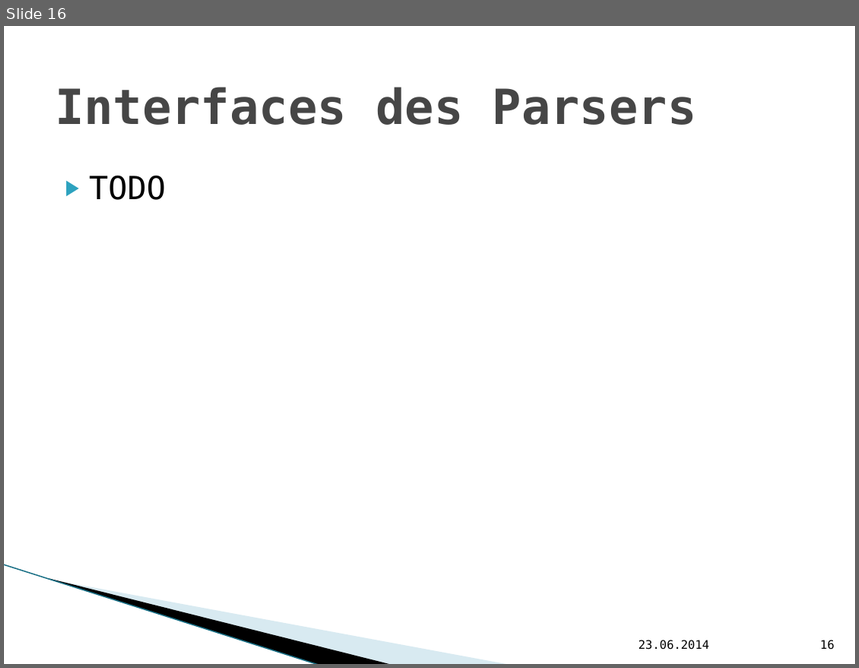
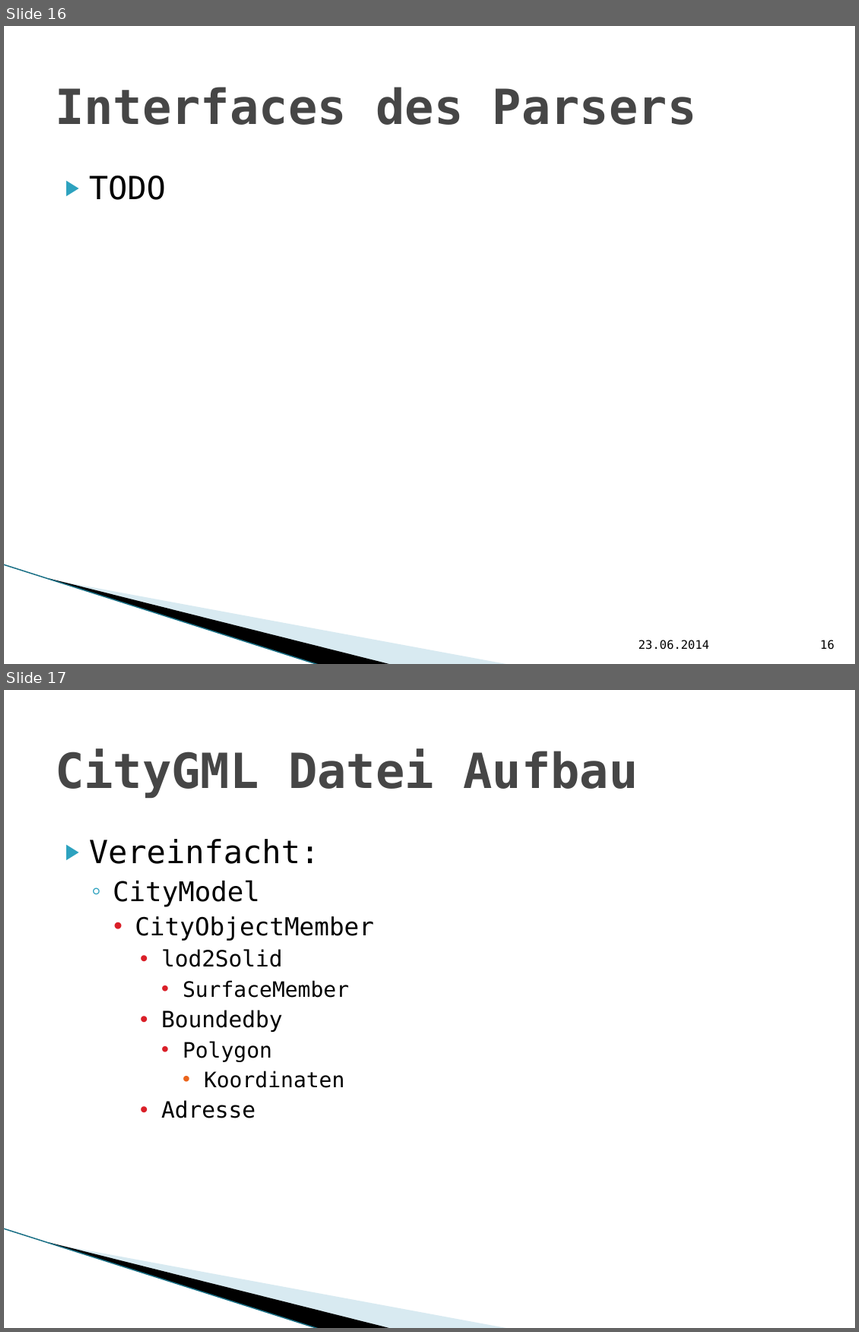
Before and after one commit to hft-swp/stuff, a slide deck: doku/präsentation nicht komplett/vCity-Präsentation.pptx. Shown one above the other, each under a label of ours: slide 16 before the commit, slides 16 and 17 after it. The pictures are 859x668 and 859x1332 pixels, drawn with LibreOffice and Linux fonts; fonts in the diff are those of the drawing; background and template pictures are left out. Boxes give left, top, right and bottom in pixels: in the first picture for what was removed or moved away, otherwise in the second. Text is boxed around its words. In the diff, an @@ line names an element or a change of style, - is before the commit and + after.

```diff
--- a/doku/präsentation nicht komplett/vCity-Präsentation.pptx
+++ b/doku/präsentation nicht komplett/vCity-Präsentation.pptx
@@ slide 17 added at [4, 690, 855, 1328], background #FFFFFF; not listed: 3 template elements that a slide beside it also shows @@
@@ title added at [55, 749, 638, 798], 41 pt, text #464646, bold @@
+CityGML Datei Aufbau
@@ text added at [89, 839, 374, 1119], 18 pt, text #000000 @@
+▶ Vereinfacht:
+  ◦ CityModel
+    • CityObjectMember
+      • lod2Solid
+        • SurfaceMember
+      • Boundedby
+        • Polygon
+          • Koordinaten
+      • Adresse
```
Also in this commit, not shown: 13 other slides added, 2 slides removed.
